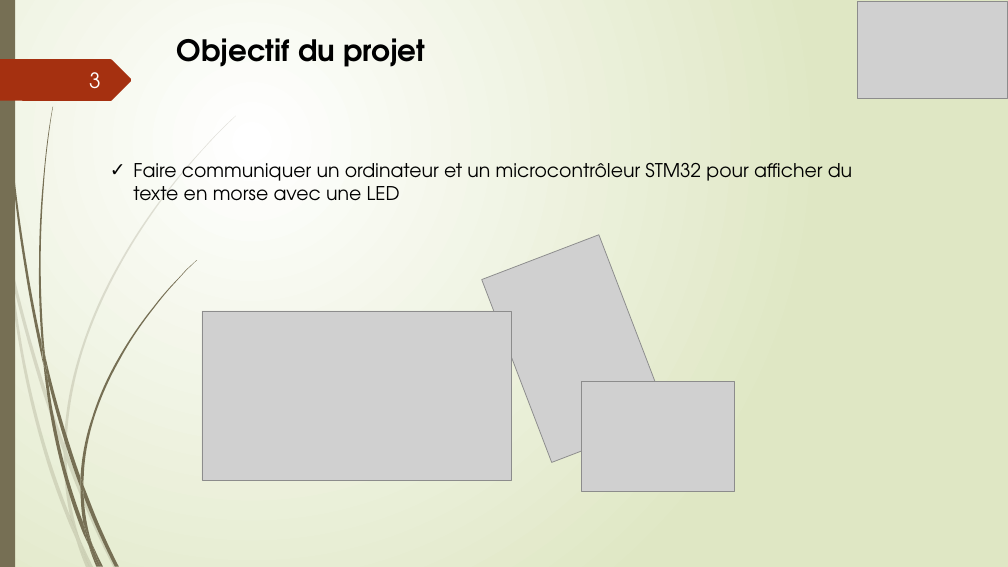
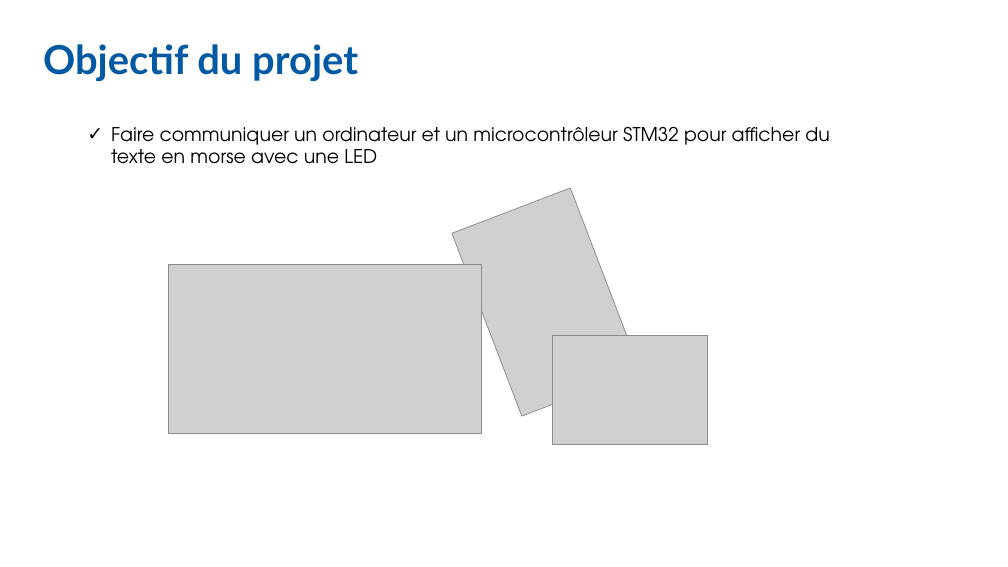
Before and after one commit to FufuAkuseru/TP-morse, a slide deck: slide 4 of Projet Morse.pptx (slide 3 before the commit). Drawn at 1008x567 pixels with LibreOffice and Linux fonts; fonts in the diff are those of the drawing; grey boxes stand for pictures. Boxes give left, top, right and bottom in pixels: in the first picture for what was removed or moved away, otherwise in the second. Text is boxed around its words. In the diff, an @@ line names an element or a change of style, - is before the commit and + after.

```diff
--- a/Projet Morse.pptx
+++ b/Projet Morse.pptx
@@ background gradient #FFFFFF to #DFE8C4 to #FFFFFF @@
@@ rectangle removed at box(0, 0, 15, 567) @@
@@ picture removed at box(858, 1, 1007, 98) @@
@@ freeform shape removed at box(0, 59, 132, 101) @@
@@ text "Objectif du projet": place and size @@
-text "Objectif du projet" at box(177, 38, 425, 67)
+text "Objectif du projet" at box(43, 44, 358, 82)
@@ text "Objectif du projet" at box(43, 44, 358, 82): size 28 to 38 pt, font TeX Gyre Adventor to Lato, text colour #000000 to #0059A3 @@
@@ page number removed at box(89, 72, 101, 89) @@
-3
@@ text "Faire communiquer un ordinateur et ...": place and size @@
-text "Faire communiquer un ordinateur et ..." at box(133, 163, 852, 201)
+text "Faire communiquer un ordinateur et ..." at box(111, 127, 829, 164)
@@ picture: place and size @@
-picture at box(482, 235, 669, 462)
+picture at box(452, 188, 641, 417)
@@ picture: place and size @@
-picture at box(202, 311, 511, 480)
+picture at box(169, 265, 481, 434)
@@ picture: place and size @@
-picture at box(582, 382, 735, 492)
+picture at box(553, 336, 708, 445)
@@ group removed at box(0, 116, 236, 567): 10 freeform shapes @@
@@ group removed at box(2, 0, 197, 567): 12 freeform shapes @@
```
Also in this commit, not shown: 4 other slides changed, 4 slides added.
